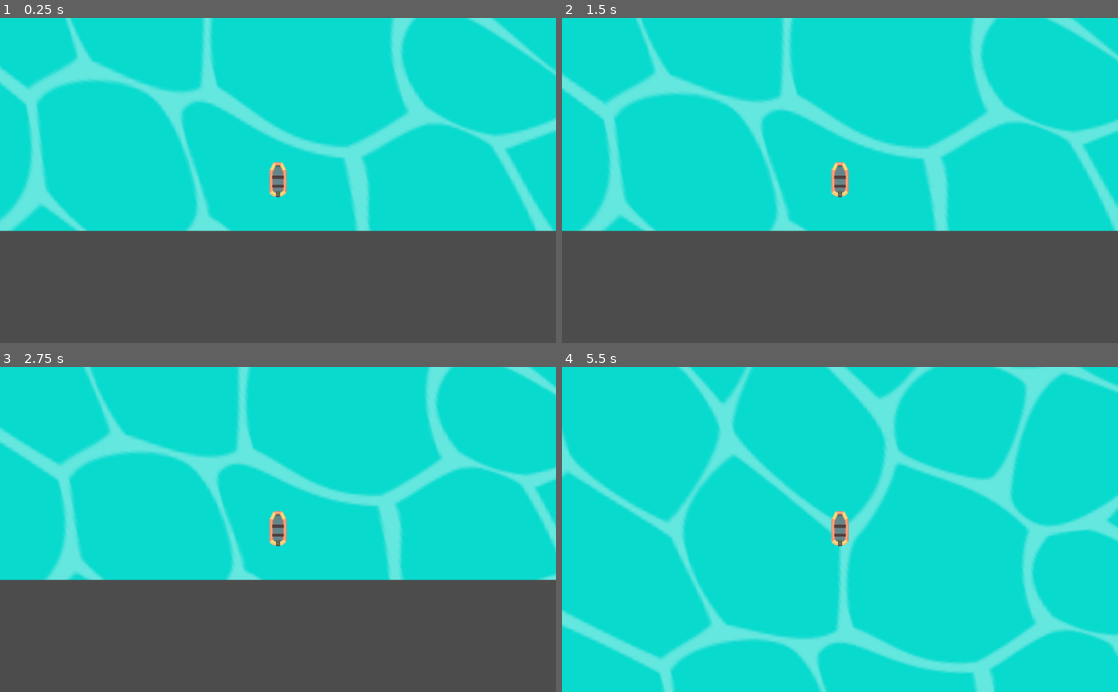
Above: before the commit, frames 1-4 (two rows, left to right).
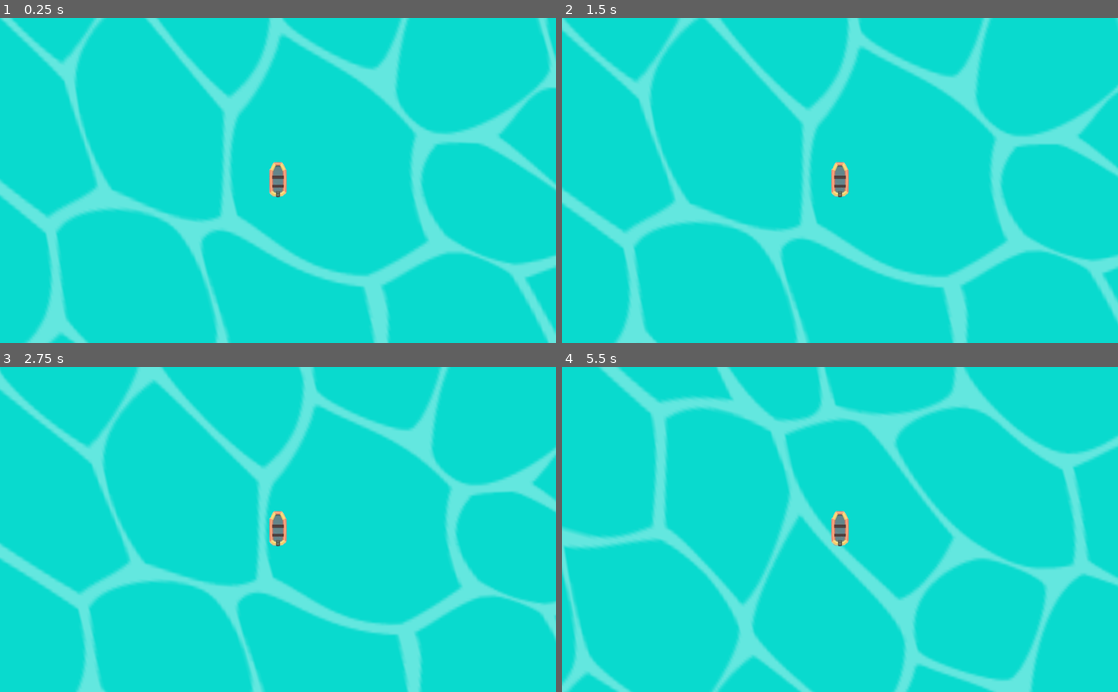
Above: after the commit, the same moments.

Repository: Maxic/KingOfRedVikings
Game: Godot game, scene res://Main.tscn
Two runs of this game, one before a commit and one after it. Both use one fixed random seed, a clock stepped at 60 frames per second and the inputs below.
Inputs:
- Up to frame 1 (0.25 s): no input
- Up to frame 2 (1.5 s): hold Right (ui_right) 0.53-1.28 s; hold Z (boost) 0.53-1.28 s; hold Down (ui_down) from 1.28 s (still down); tap Z (boost) at 1.35 s
- Up to frame 3 (2.75 s): release Down (ui_down) at 2.03 s; hold Right (ui_right) from 2.03 s (still down); hold Z (boost) from 2.03 s (still down)
- Up to frame 4 (5.5 s): release Right (ui_right) at 2.78 s; release Z (boost) at 2.78 s; hold Up (ui_up) 2.78-3.53 s; tap Z (boost) at 2.85, 4.35 s; hold Z (boost) 3.53-4.28 s; hold Left (ui_left) 3.53-5.03 s; hold Down (ui_down) from 5.03 s (still down); hold Z (boost) from 5.03 s (still down)

The runs differ from the first frame. In frame 1, 52% of the frame differs, in the area x 0-100%, y 0-100%; in frame 2, 51%; in frame 3, 51%; in frame 4, 29%.

Commit message:
Tweaking movement

Diff:
--- a/Main.tscn
+++ b/Main.tscn
@@ -22,6 +22,6 @@
 
 [node name="sea" type="Sprite" parent="."]
 material = SubResource( 1 )
-position = Vector2( -26.7097, -161.003 )
+position = Vector2( 9.75515, 76.7177 )
 scale = Vector2( 3.96731, 2.35656 )
 texture = ExtResource( 3 )
--- a/dinghy.tscn
+++ b/dinghy.tscn
@@ -19,8 +19,8 @@
 mass = 3.1
 physics_material_override = SubResource( 1 )
 gravity_scale = 0.0
-linear_damp = 3.0
-angular_damp = 3.0
+linear_damp = 1.5
+angular_damp = 2.0
 script = ExtResource( 1 )
 
 [node name="Sprite" type="Sprite" parent="body"]
--- a/engine.gd
+++ b/engine.gd
@@ -1,8 +1,8 @@
 extends RigidBody2D
 
-export var thrust = 3000
+export var thrust = 2500
 var direction: Vector2 = Vector2(0,0)
-var torque = 8000
+var torque = 6000
 
 func _ready():
 	pass
@@ -10,10 +10,11 @@
 func _integrate_forces(state):
 	direction.y = Input.is_action_pressed("ui_up")
 	var thrust_vec = Vector2(0, thrust*-1) * direction.y
+	var torque_speed = torque
 
 	if Input.is_action_pressed("boost"):
-		thrust_vec = thrust_vec * 5
-		torque = 12000
+		thrust_vec = thrust_vec * 3
+		torque_speed = torque_speed * 2
 
 	applied_force = thrust_vec.rotated(rotation)
 
@@ -24,6 +25,6 @@
 		rotation_dir -= 1
 
 	if direction.y != 0:
-		applied_torque = rotation_dir * torque
+		applied_torque = rotation_dir * torque_speed
 	else:
 		applied_torque = 0
--- /dev/null
+++ b/pixelate.shader
@@ -0,0 +1,12 @@
+shader_type canvas_item;
+
+uniform int amount = 600;
+
+void fragment()
+{
+	vec2 grid_uv = round(UV * float(amount)) / float(amount);
+
+	vec4 text = texture(TEXTURE, grid_uv);
+
+	COLOR = text;
+}
Not shown: 2 places in dinghy.tscn that only renumber resources
